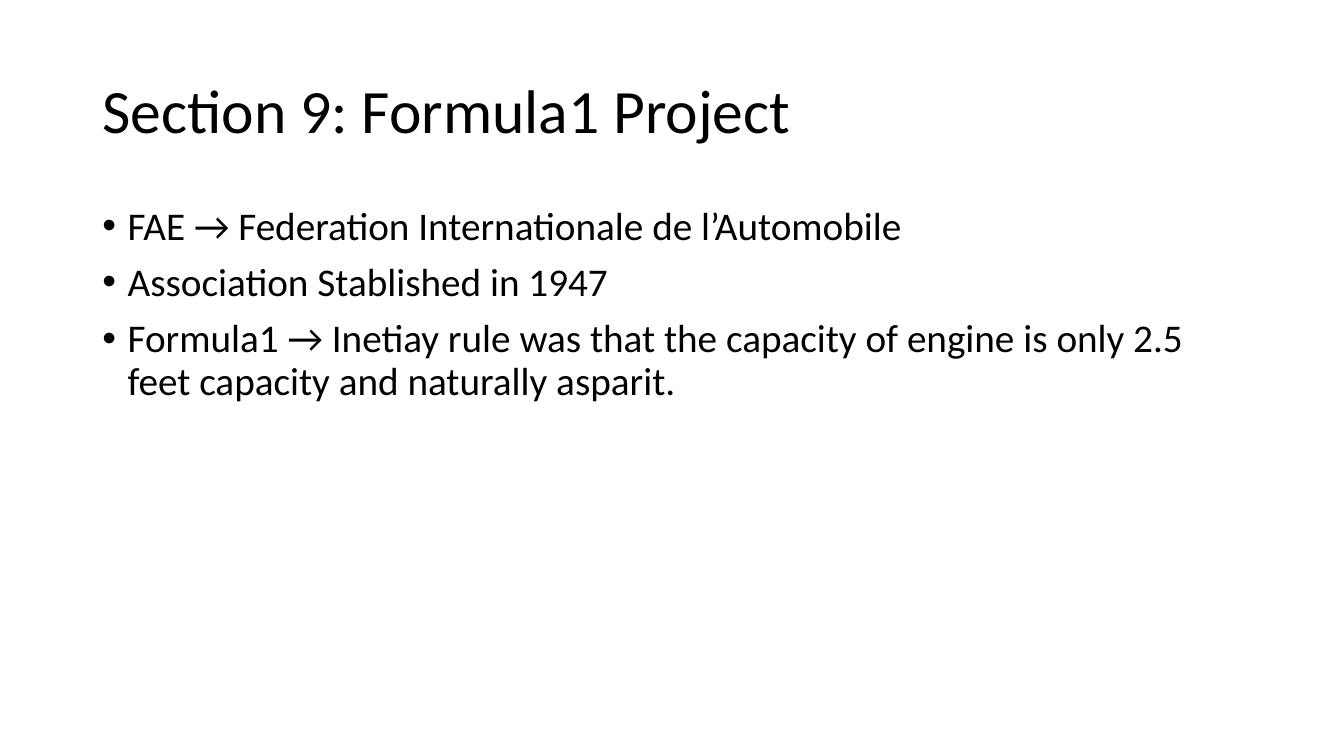
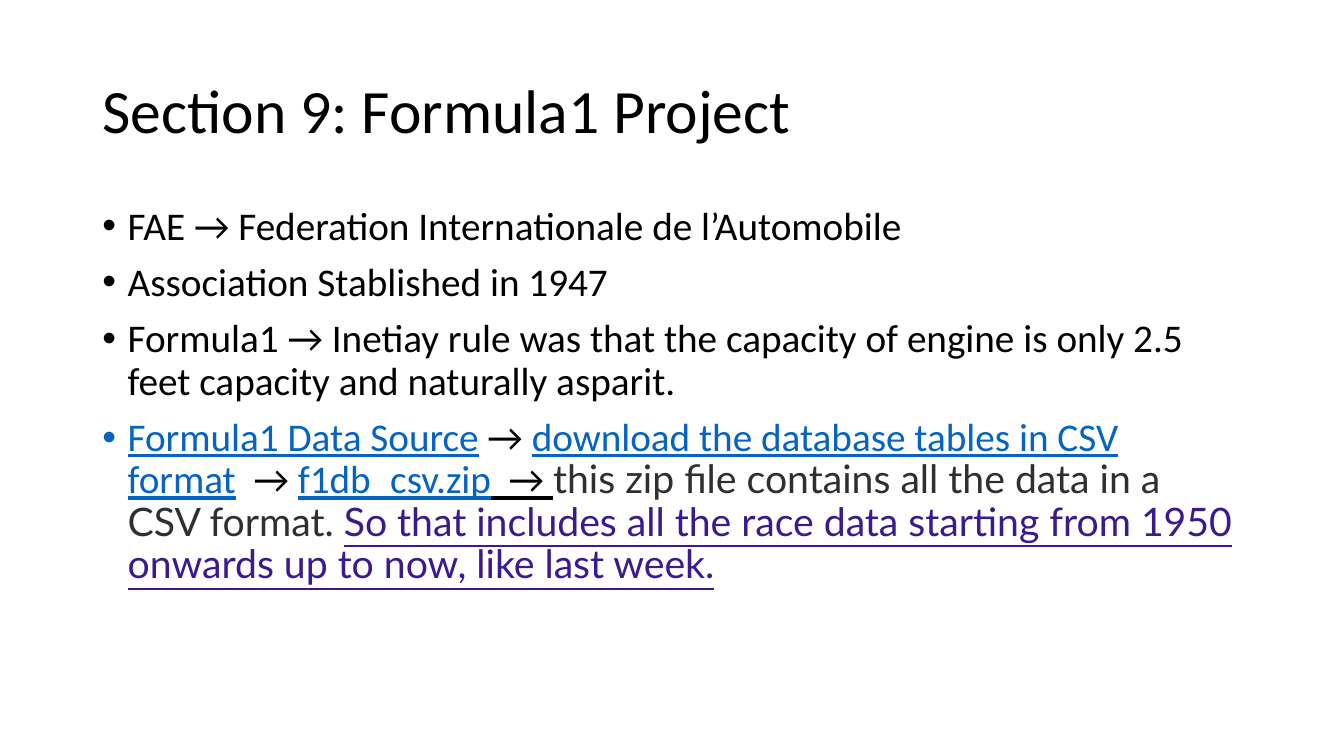
Before and after one commit to Hamza20203064/QuantumFlow-Databricks-ETL, a slide deck: slide 53 of Azure Databricks.pptx (slide 20 before the commit). Drawn at 1344x756 pixels with LibreOffice and Linux fonts; fonts in the diff are those of the drawing. Boxes give left, top, right and bottom in pixels: in the first picture for what was removed or moved away, otherwise in the second. Text is boxed around its words. In the diff, an @@ line names an element or a change of style, - is before the commit and + after.

Commit message:
Ingestion of data into the ingested or the processed layer.

```diff
--- a/Azure Databricks.pptx
+++ b/Azure Databricks.pptx
@@ text at (x1=128, y1=423, x2=1232, y2=585): paragraph added @@
+• Formula1 Data Source → download the database tables in CSV format → f1db_csv.zip → this zip file contains all the data in a CSV format. So that includes all the race data starting from 1950 onwards up to now, like last week.
```
Also in this commit, not shown: 3 other slides changed, 33 slides added, 22 other files.
